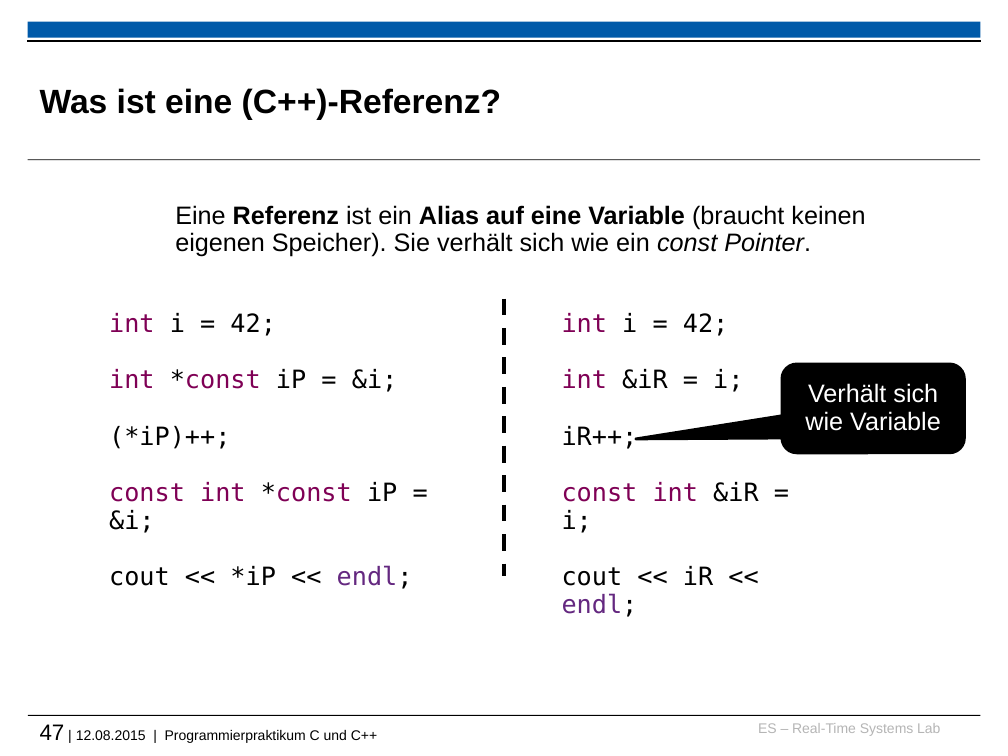
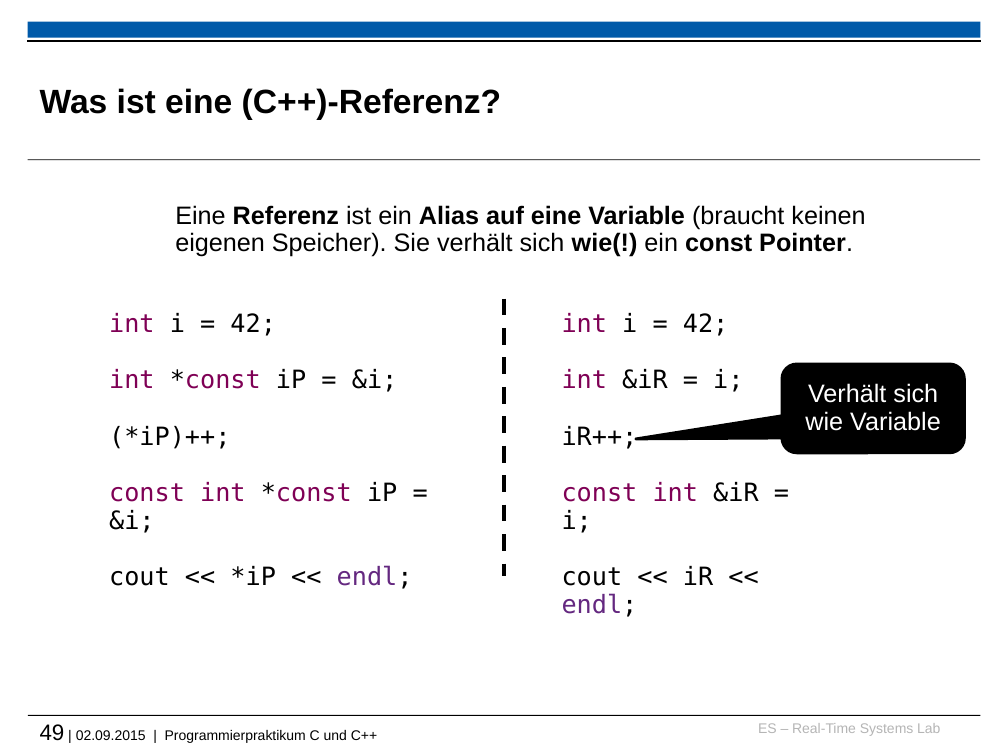
Before and after one commit to h82k/tud-cppp, a slide deck: slide 49 of vorlesung/cppp_lecture.pptx (slide 47 before the commit). Drawn at 1008x756 pixels with LibreOffice and Linux fonts; fonts in the diff are those of the drawing; background and template pictures are left out. Boxes give left, top, right and bottom in pixels: in the first picture for what was removed or moved away, otherwise in the second. Text is boxed around its words. In the diff, an @@ line names an element or a change of style, - is before the commit and + after.

```diff
--- a/vorlesung/cppp_lecture.pptx
+++ b/vorlesung/cppp_lecture.pptx
@@ text at box(175, 205, 865, 257): text changed @@
-  Eine Referenz ist ein Alias auf eine Variable (braucht keinen eigenen Speicher). Sie verhält sich wie ein const Pointer.
+  Eine Referenz ist ein Alias auf eine Variable (braucht keinen eigenen Speicher). Sie verhält sich wie(!) ein const Pointer.
@@ text at box(40, 724, 377, 743): text changed @@
-47 | 12.08.2015 | Programmierpraktikum C und C++
+49 | 02.09.2015 | Programmierpraktikum C und C++
```
Also in this commit, not shown: 20 other slides changed, 2 slides added, 1 other file.
